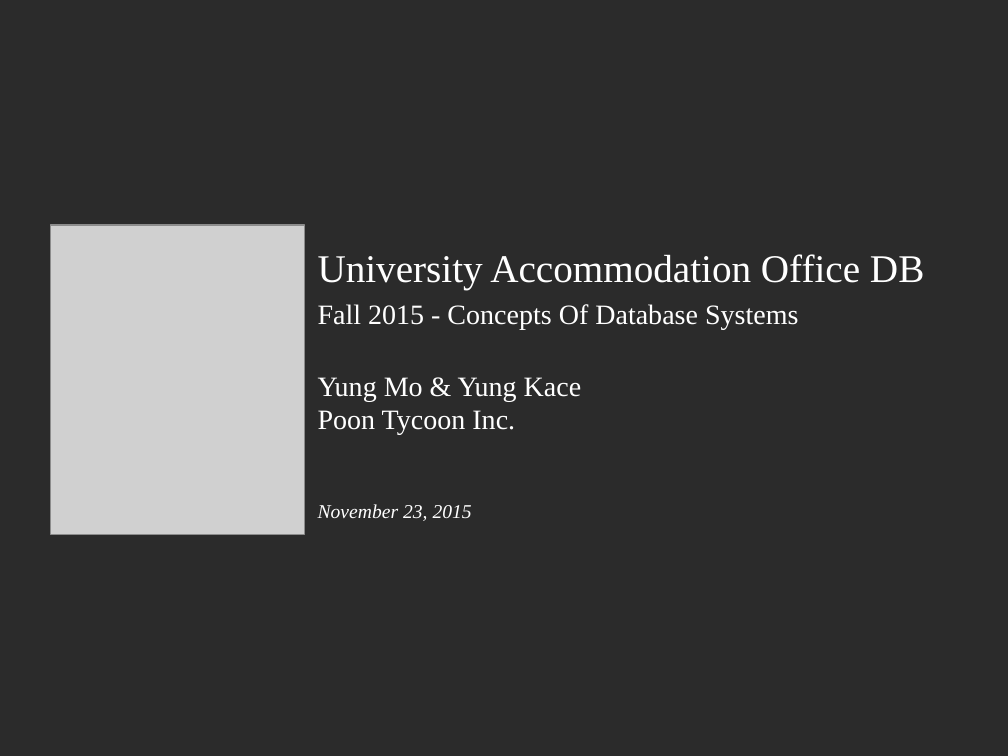
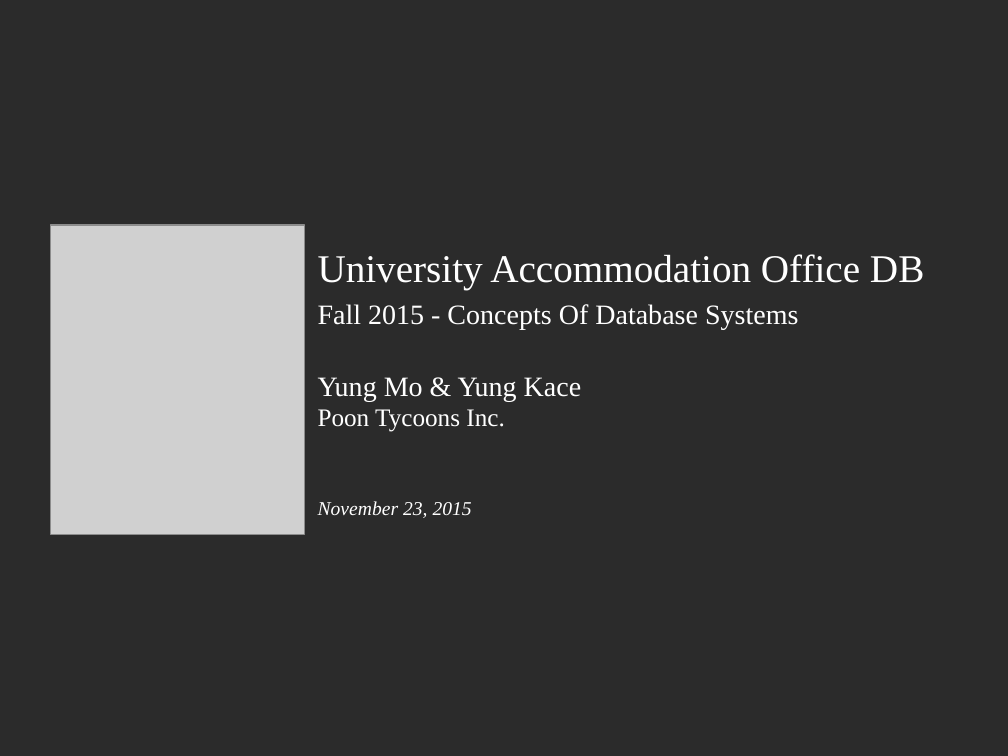
Before and after one commit to mothepro/University-Database, a slide deck: slide 1 of extras/Poon Tycoon Inc..ppt. Drawn at 1008x756 pixels with LibreOffice and Linux fonts; fonts in the diff are those of the drawing; grey boxes stand for pictures; background and template pictures are left out; a plain dark background stands for a picture behind light text. Boxes give left, top, right and bottom in pixels: in the first picture for what was removed or moved away, otherwise in the second. Text is boxed around its words. In the diff, an @@ line names an element or a change of style, - is before the commit and + after.

```diff
--- a/extras/Poon Tycoon Inc..ppt
+++ b/extras/Poon Tycoon Inc..ppt
@@ subtitle at <box>318,409,504,432</box>: text changed; size 20 to 18 pt @@
-Poon Tycoon Inc.
+Poon Tycoons Inc.
```
Also in this commit, not shown: 2 other slides changed.
